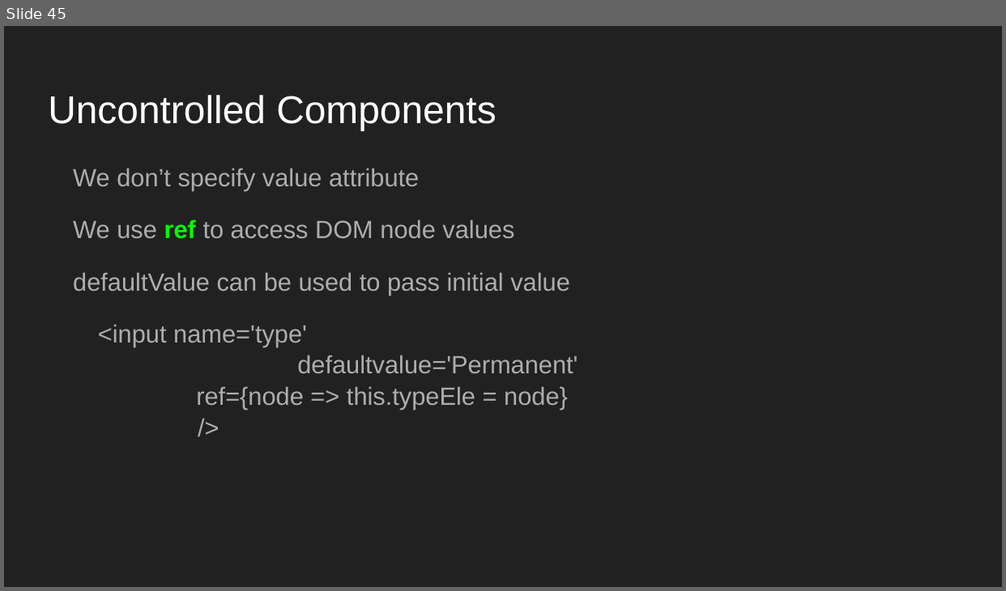
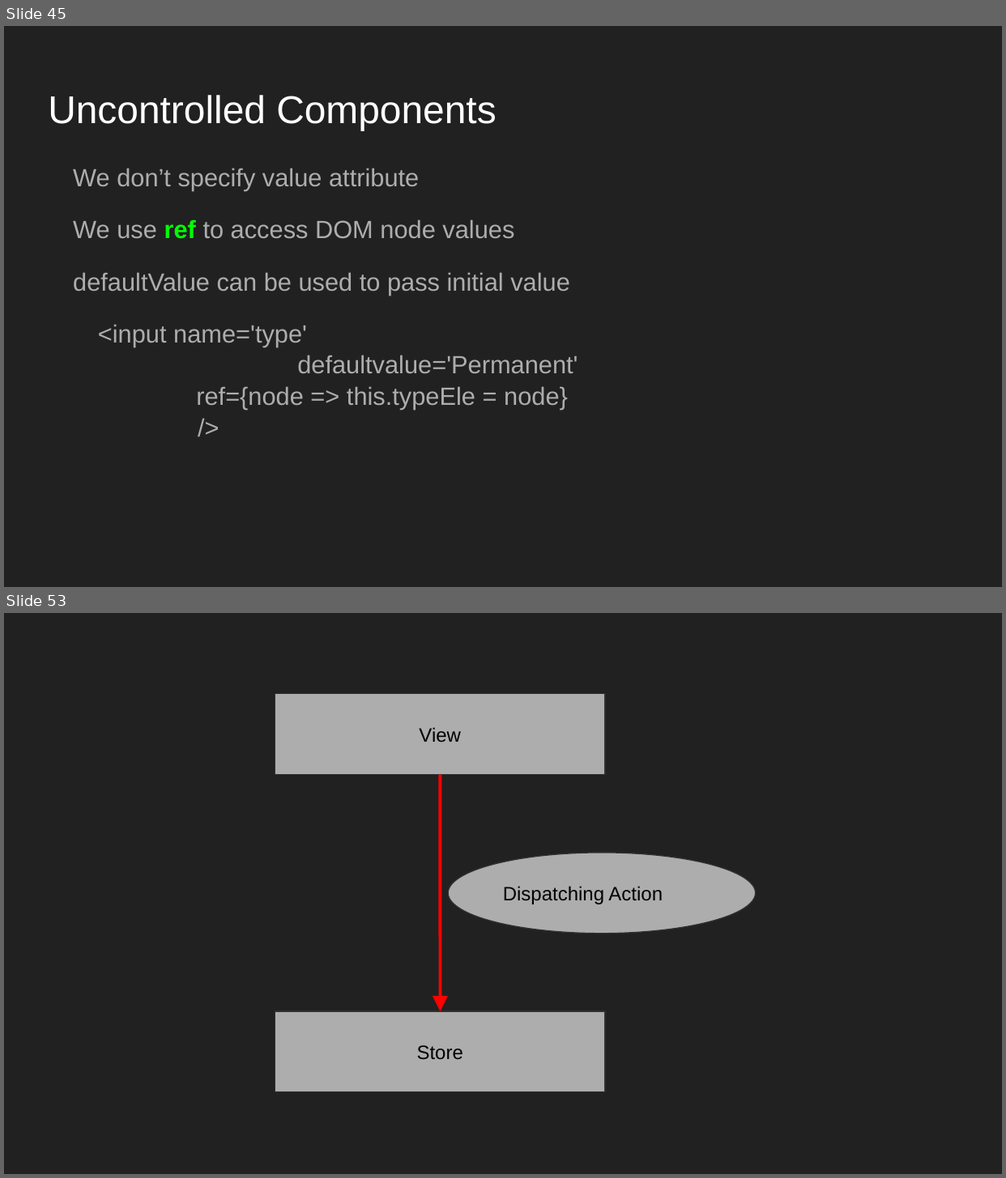
Before and after one commit to Abhay-Joshi-Git/react-redux-sessions-DatafactZ, a slide deck: react-redux.odp. Shown one above the other, each under a label of ours: slide 45 before the commit, slides 45 and 53 after it; the slides between them are not shown. The pictures are 1006x591 and 1006x1178 pixels, drawn with LibreOffice and Linux fonts; fonts in the diff are those of the drawing. Boxes give left, top, right and bottom in pixels: in the first picture for what was removed or moved away, otherwise in the second. Text is boxed around its words. In the diff, an @@ line names an element or a change of style, - is before the commit and + after.

```diff
--- a/react-redux.odp
+++ b/react-redux.odp
@@ slide 53 added at box(4, 613, 1002, 1174), background #212121 @@
@@ rectangle added at box(275, 694, 606, 775), fill #ADADAD, outline #303030 0.74 pt, 14 pt, text #000000 @@
+View
@@ arrow added from (440, 775) to (440, 1012), #FF0000 2.24 pt @@
@@ ellipse added at box(448, 853, 756, 933), fill #ADADAD, outline #303030 0.74 pt, 14 pt, text #000000 @@
+Dispatching Action
@@ rectangle added at box(275, 1012, 606, 1092), fill #ADADAD, outline #303030 0.74 pt, 14 pt, text #000000 @@
+Store
```
Also in this commit, not shown: 23 other slides added.
